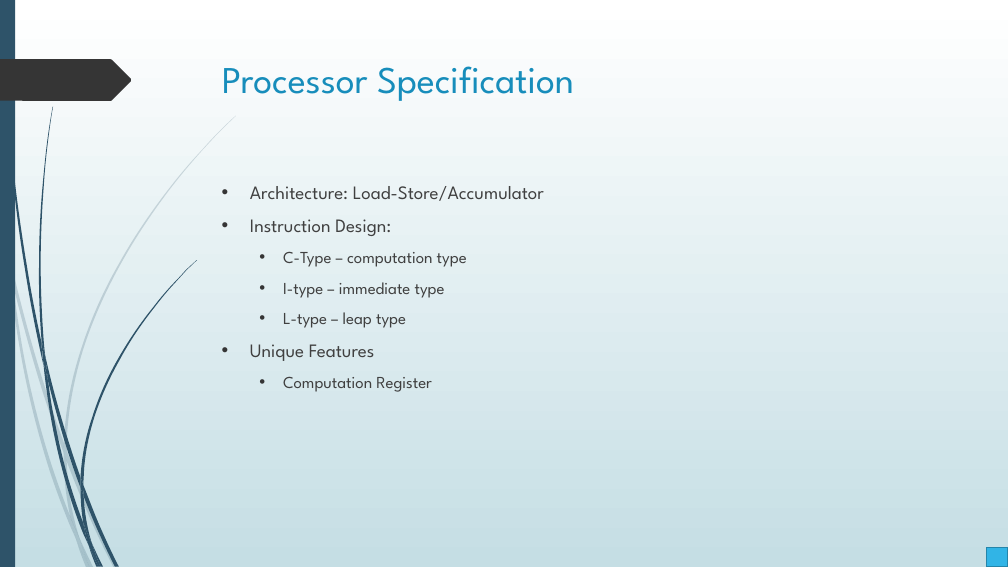
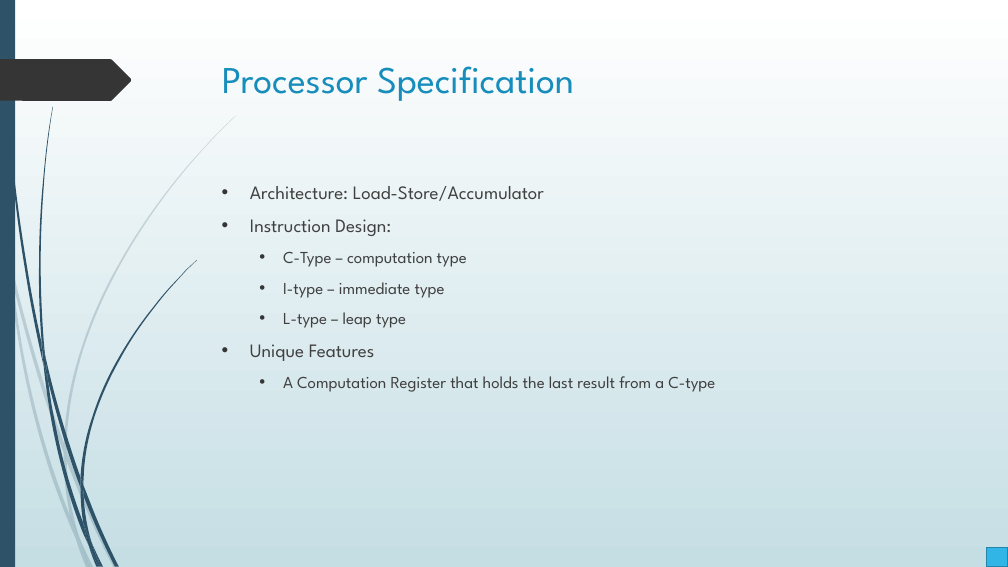
Before and after one commit to merreltc/16-Bit-Processor, a slide deck: slide 2 of FinalReport/FinalPresentation-Working.pptx. Drawn at 1008x567 pixels with LibreOffice and Linux fonts; fonts in the diff are those of the drawing. Boxes give left, top, right and bottom in pixels: in the first picture for what was removed or moved away, otherwise in the second. Text is boxed around its words. In the diff, an @@ line names an element or a change of style, - is before the commit and + after.

```diff
--- a/FinalReport/FinalPresentation-Working.pptx
+++ b/FinalReport/FinalPresentation-Working.pptx
@@ text at box(283, 376, 715, 392): text changed @@
-  • Computation Register
+  • A Computation Register that holds the last result from a C-type
```
Also in this commit, not shown: 6 other slides changed, 1 slide removed.
